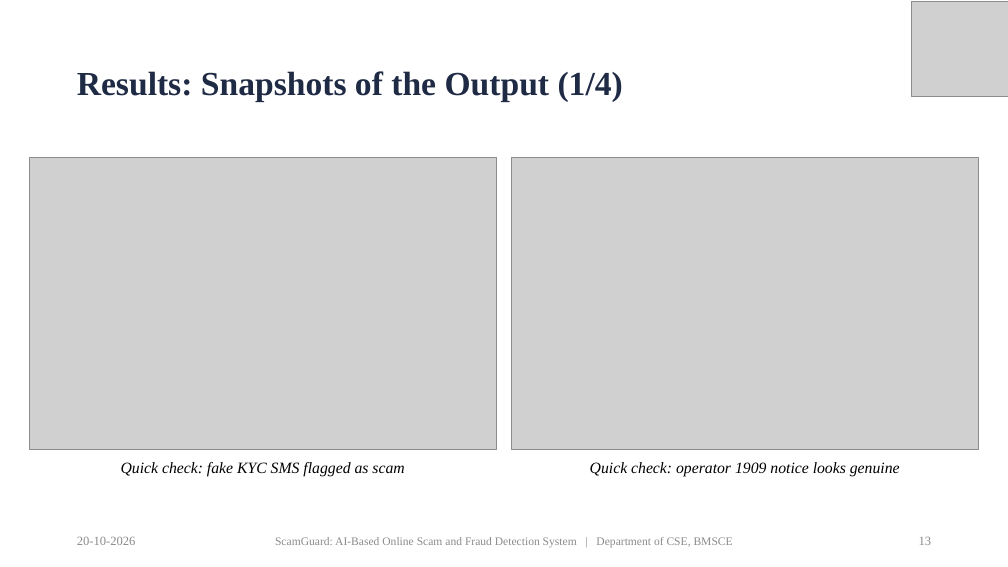
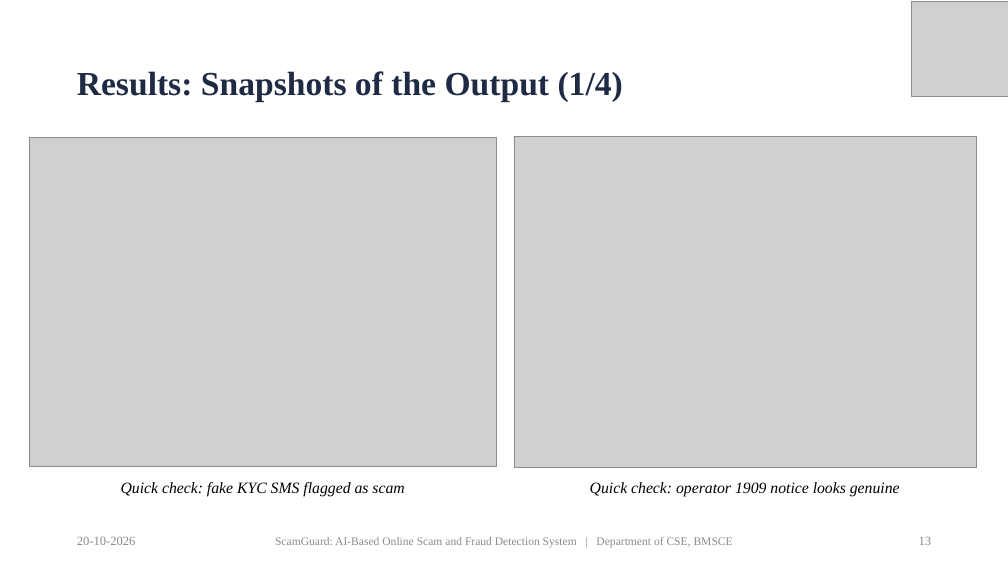
Before and after one commit to priyamthakur275/ScamGuard-AI, a slide deck: slide 13 of docs/presentation/ScamGuard_PP2_Presentation.pptx. Drawn at 1008x567 pixels with LibreOffice and Linux fonts; fonts in the diff are those of the drawing; grey boxes stand for pictures. Boxes give left, top, right and bottom in pixels: in the first picture for what was removed or moved away, otherwise in the second. Text is boxed around its words. In the diff, an @@ line names an element or a change of style, - is before the commit and + after.

Commit message:
Presentation: snapshots cropped to the content at full resolution

```diff
--- a/docs/presentation/ScamGuard_PP2_Presentation.pptx
+++ b/docs/presentation/ScamGuard_PP2_Presentation.pptx
@@ picture: place and size @@
-picture at [29,157,497,449]
+picture at [29,138,497,466]
@@ picture: place and size @@
-picture at [512,157,979,449]
+picture at [514,136,976,467]
@@ text "Quick check: fake KYC SMS ...": place and size @@
-text "Quick check: fake KYC SMS ..." at [121,462,404,476]
+text "Quick check: fake KYC SMS ..." at [121,482,404,496]
@@ text "Quick check: operator 1909 notice ...": place and size @@
-text "Quick check: operator 1909 notice ..." at [590,462,900,476]
+text "Quick check: operator 1909 notice ..." at [590,482,900,496]
```
Also in this commit, not shown: 3 other slides changed.
